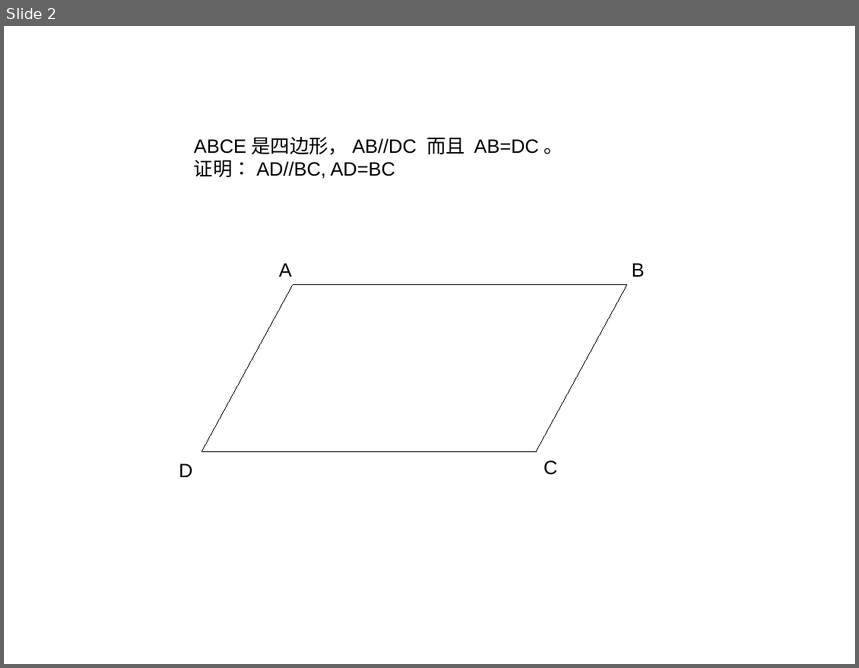
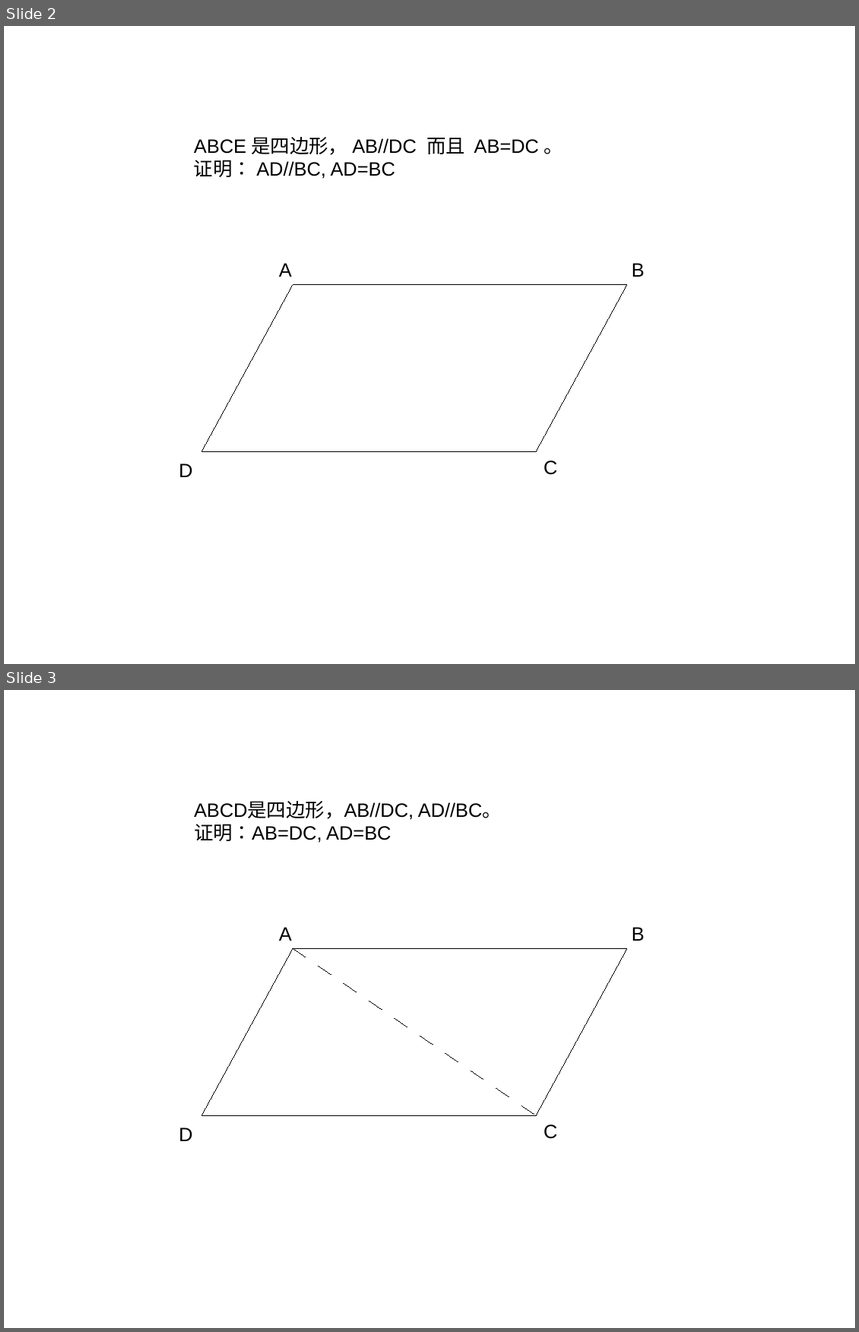
Before and after one commit to ericzhang/english-math, a slide deck: 2025-10-04/2025-10-04-homework.odp. Shown one above the other, each under a label of ours: slide 2 before the commit, slides 2 and 3 after it. The pictures are 859x668 and 859x1332 pixels, drawn with LibreOffice and Linux fonts; fonts in the diff are those of the drawing. Boxes give left, top, right and bottom in pixels: in the first picture for what was removed or moved away, otherwise in the second. Text is boxed around its words. In the diff, an @@ line names an element or a change of style, - is before the commit and + after.

```diff
--- a/2025-10-04/2025-10-04-homework.odp
+++ b/2025-10-04/2025-10-04-homework.odp
@@ slide 3 added at bbox=[4, 690, 855, 1328], background #FFFFFF @@
@@ text added at bbox=[194, 801, 502, 843], 18 pt, text #000000 @@
+ABCD是四边形，AB//DC, AD//BC。
+证明：AB=DC, AD=BC
@@ text added at bbox=[279, 927, 292, 941], 18 pt, text #000000 @@
+A
@@ text added at bbox=[632, 927, 645, 941], 18 pt, text #000000 @@
+B
@@ line added from (293, 948) to (202, 1116), #000000 0 pt @@
@@ line added from (293, 948) to (627, 948), #000000 0 pt @@
@@ line added from (293, 948) to (536, 1116), #000000 0 pt @@
@@ line added from (627, 948) to (536, 1116), #000000 0 pt @@
@@ line added from (202, 1116) to (536, 1116), #000000 0 pt @@
@@ text added at bbox=[179, 1128, 192, 1141], 18 pt, text #000000 @@
+D
@@ text added at bbox=[544, 1125, 557, 1139], 18 pt, text #000000 @@
+C
```
Also in this commit, not shown: 1 other slide added, 12 other files.
